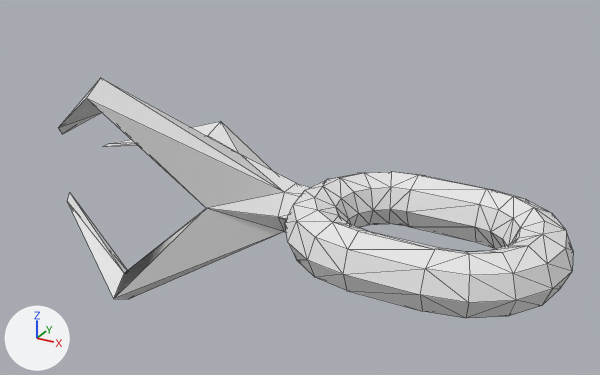
One commit to the OBJ model assets/grapple.obj: the scene before it, then after it.
Camera for both pictures: a camera (50 mm lens) standing at (2.94, -4.4, 2.35) and looking at (0.37, 0.28, 0.01). Arrows for +X, +Y and +Z are at lower left; the lights stay in place. Mesh edges are drawn as thin lines. Where no turn or scale is listed for an object, it has been applied to the vertices.

In view in the first picture: 'grapple'.
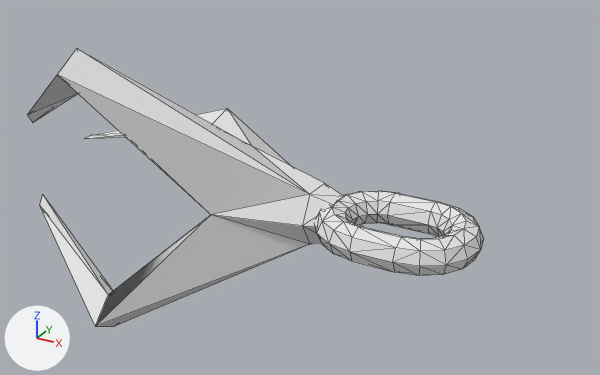
Edits to the bpy script that builds the scene:
```text
Change me_grapple:
    used by ob_grapple; location = (0.0, 0.0, 0.0)
    remove me_grapple.from_pydata(...)  # 186 vertices, 368 faces; spans x -1.42..2.3, y -0.67..0.93, z -0.88..0.83
    add me_grapple.from_pydata(...)  # 186 vertices, 368 faces; spans x -1.68..1.76, y -0.72..1.16, z -1.1..1.03
    me_grapple part 1: the loose piece of 144 vertices spanning x 0.5..2.3, y -0.67..0.67, z -0.19..0.19 is scaled about its middle by 0.6, then moved by (-0.18, 0.0, 0.0)
    me_grapple part 2
    36 vertices are removed from x -1.42..0.45, y -0.58..0.93, z -0.88..0.83
    76 faces are deleted
    36 vertices are added at x -1.68..0.65, y -0.72..1.16, z -1.1..1.03
    76 new faces join them
```

Changed parts and their boxes (x1, y1, x2, y2) in the pictures (600 x 375 px; the box of a moved part takes in the faces that stretch with it):
'grapple', reshaped (11% narrower, 15% taller): before (58, 78, 573, 318); after (27, 49, 484, 326)
part 1 of me_grapple, moved or reshaped: before (285, 172, 573, 318); after (315, 191, 484, 276)
part 2 of me_grapple, moved or reshaped: before (58, 78, 310, 299); after (27, 49, 344, 326)
